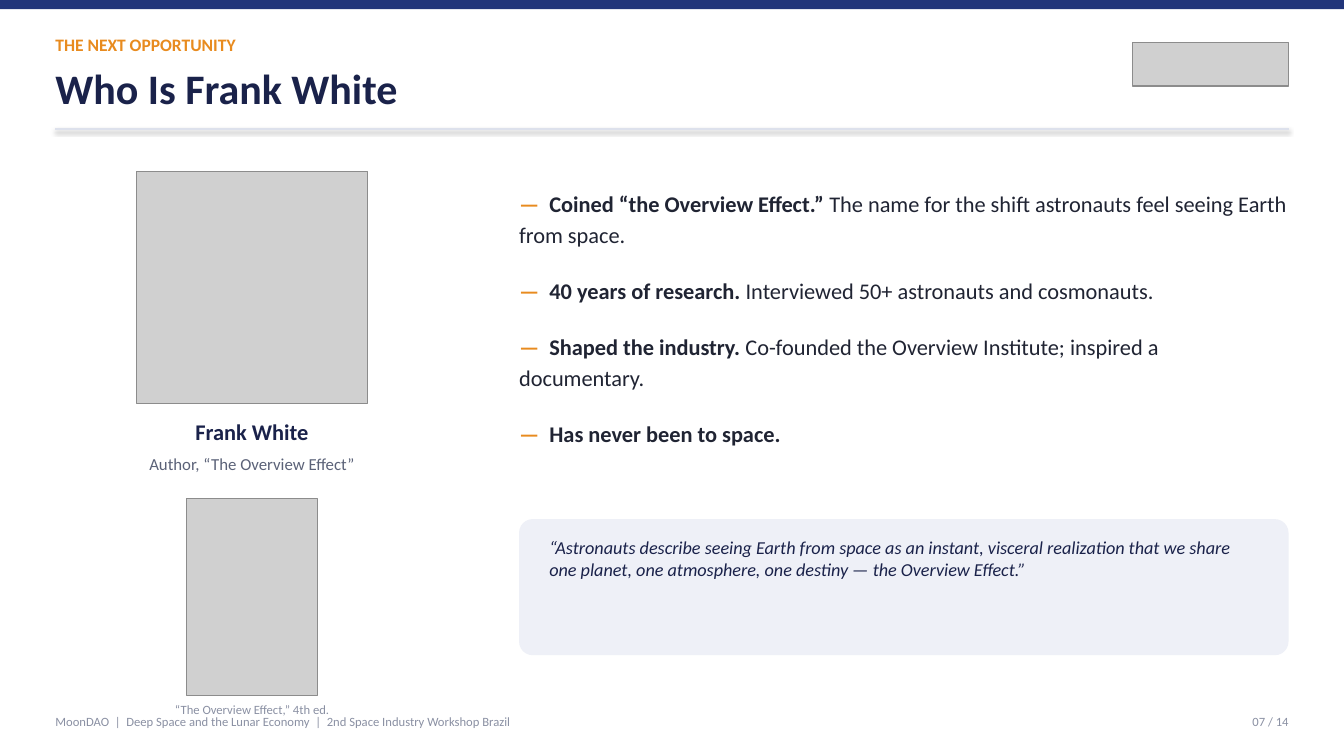
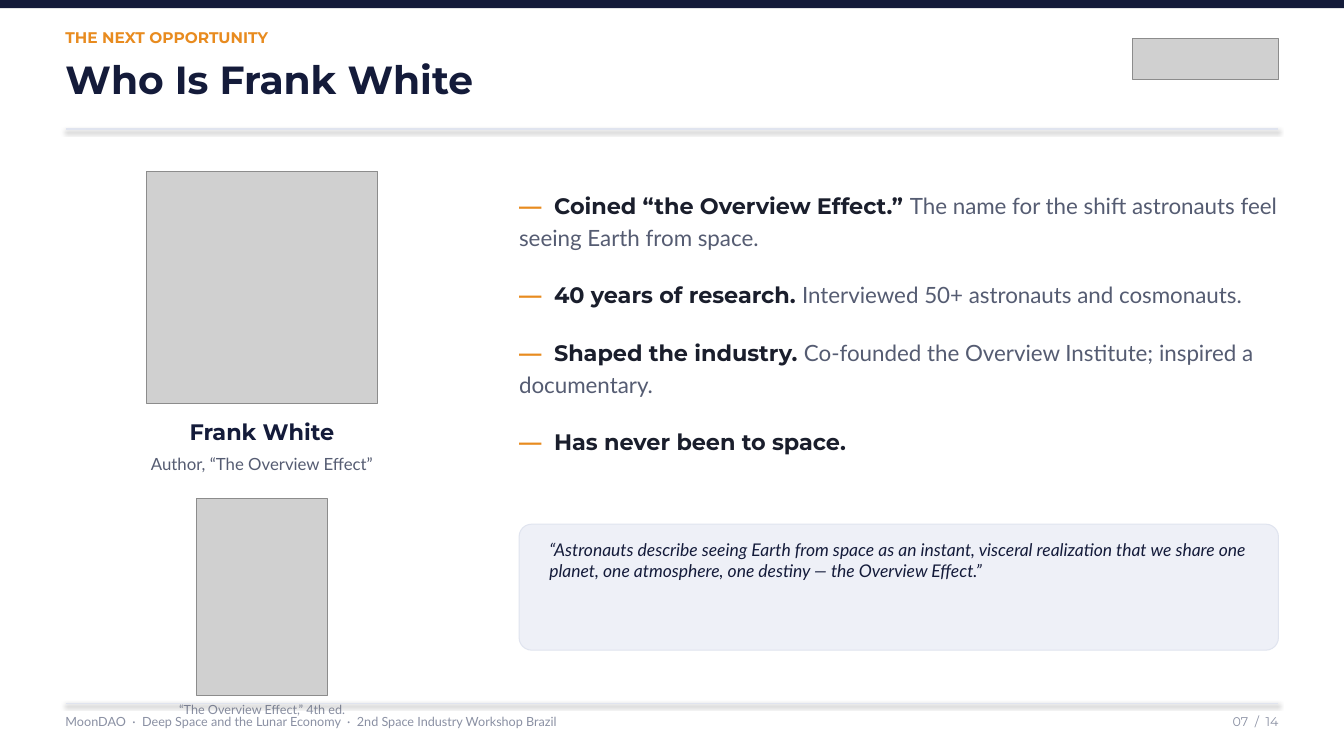
Before and after one commit to Official-MoonDao/MoonDAO, a slide deck: slide 7 of presentations/rio-innovation-week-2026/dist/MoonDAO_Rio_Innovation_Week.pptx. Drawn at 1344x756 pixels with LibreOffice and Linux fonts; fonts in the diff are those of the drawing; grey boxes stand for pictures. Boxes give left, top, right and bottom in pixels: in the first picture for what was removed or moved away, otherwise in the second. Text is boxed around its words. In the diff, an @@ line names an element or a change of style, - is before the commit and + after.

```diff
--- a/presentations/rio-innovation-week-2026/dist/MoonDAO_Rio_Innovation_Week.pptx
+++ b/presentations/rio-innovation-week-2026/dist/MoonDAO_Rio_Innovation_Week.pptx
@@ rectangle at (0, 0, 1344, 8): fill #22357A to #141B3A @@
@@ text "THE NEXT OPPORTUNITY": place and size @@
-text "THE NEXT OPPORTUNITY" at (55, 39, 236, 51)
+text "THE NEXT OPPORTUNITY" at (65, 32, 268, 43)
@@ text "THE NEXT OPPORTUNITY" at (65, 32, 268, 43): size 12.5 to 11 pt, font Calibri to Montserrat @@
@@ text "Who Is Frank White": place and size @@
-text "Who Is Frank White" at (55, 74, 397, 105)
+text "Who Is Frank White" at (65, 63, 473, 95)
@@ text "Who Is Frank White" at (65, 63, 473, 95): size 30 to 28 pt, font Calibri to Montserrat, text colour #1A224A to #141B3A @@
@@ picture: place and size @@
-picture at (1132, 42, 1289, 86)
+picture at (1132, 38, 1278, 80)
@@ line moved from (55, 129) - (1289, 129) to (66, 129) - (1278, 129) @@
@@ line (66, 129) - (1278, 129): stroke #DDE1EC 1 pt to #E0E4EF 0.75 pt @@
@@ picture: place and size @@
-picture at (136, 171, 368, 403)
+picture at (146, 171, 378, 403)
@@ text "— Coined “the Overview Effect.” ..." at (519, 196, 1277, 455): font Calibri to Montserrat in "— Coined “the Overview Effect.”", "— 40 years of research.", "— Shaped the industry.", "— Has never been to space."; font Calibri to Lato, text colour #202433 to #555C72 in "The name for the shift astronauts feel ...", "Interviewed 50+ astronauts and cosmonauts.", "Co-founded the Overview Institute; inspired a documentary."; text colour #202433 to #1A1E2C in "Coined “the Overview Effect.”", "40 years of research.", "Shaped the industry.", "Has never been to space."; line spacing 1.15 to 1.2 @@
@@ text "Frank White" at (190, 422, 335, 440): font Calibri to Montserrat, text colour #1A224A to #141B3A @@
@@ text "Author, “The Overview Effect”" at (151, 457, 373, 472): font Calibri to Lato, text colour #5B6278 to #555C72 @@
@@ picture: place and size @@
-picture at (187, 499, 318, 696)
+picture at (197, 499, 328, 696)
@@ rounded rectangle: place and size @@
-rounded rectangle at (519, 519, 1289, 655)
+rounded rectangle at (519, 524, 1278, 650)
@@ rounded rectangle at (519, 524, 1278, 650): outline none to #E0E4EF 0.75 pt @@
@@ text "“Astronauts describe seeing Earth from ..." at (549, 543, 1246, 580): size 13 to 12.5 pt, font Calibri to Lato, text colour #1A224A to #141B3A @@
@@ text at (65, 717, 556, 728): text changed; font Calibri to Lato @@
-MoonDAO | Deep Space and the Lunar Economy | 2nd Space Industry Workshop Brazil
+MoonDAO · Deep Space and the Lunar Economy · 2nd Space Industry Workshop Brazil
@@ text "“The Overview Effect,” 4th ed." at (179, 705, 345, 715): font Calibri to Lato @@
@@ line added from (66, 704) to (1278, 704), #E0E4EF 0.75 pt @@
@@ text "07 / 14": place and size @@
-text "07 / 14" at (1252, 718, 1289, 726)
+text "07 / 14" at (1233, 717, 1279, 726)
@@ text "07 / 14" at (1233, 717, 1279, 726): font Calibri to Montserrat @@
```
Also in this commit, not shown: 13 other slides changed, 6 other files.
